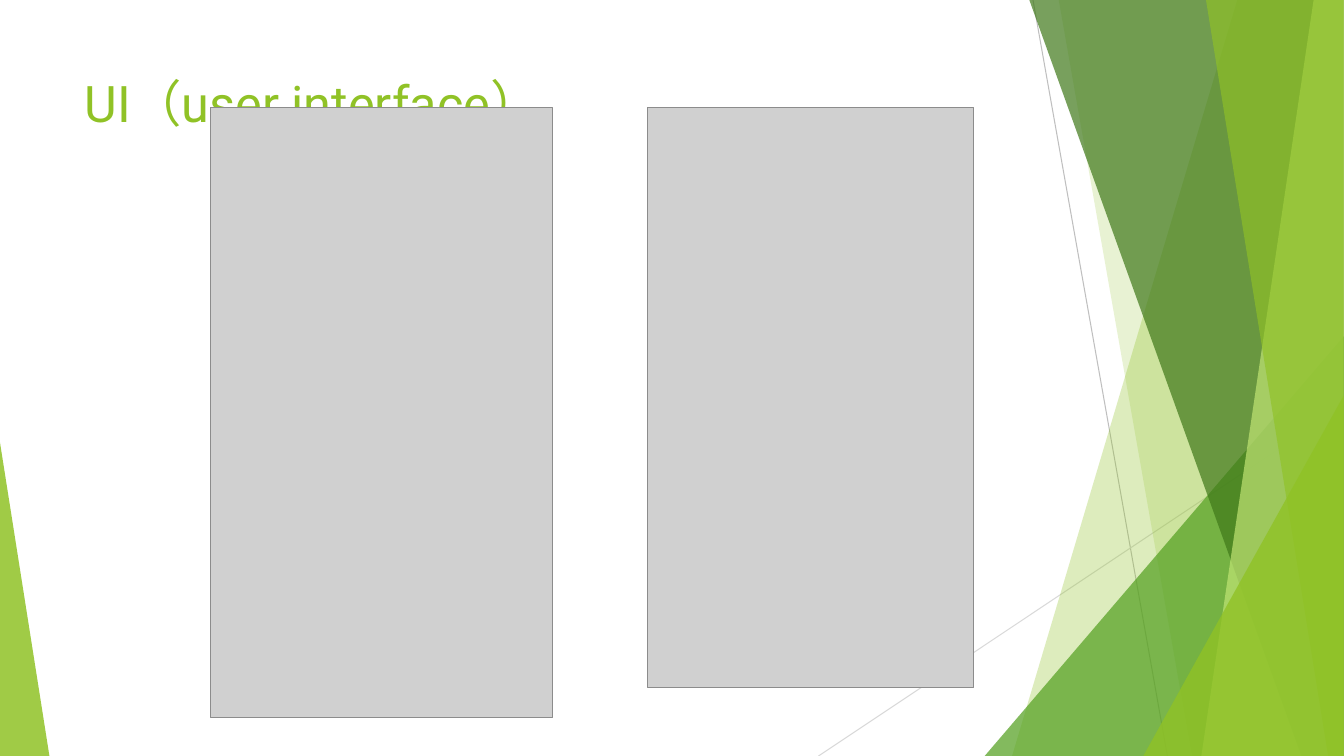
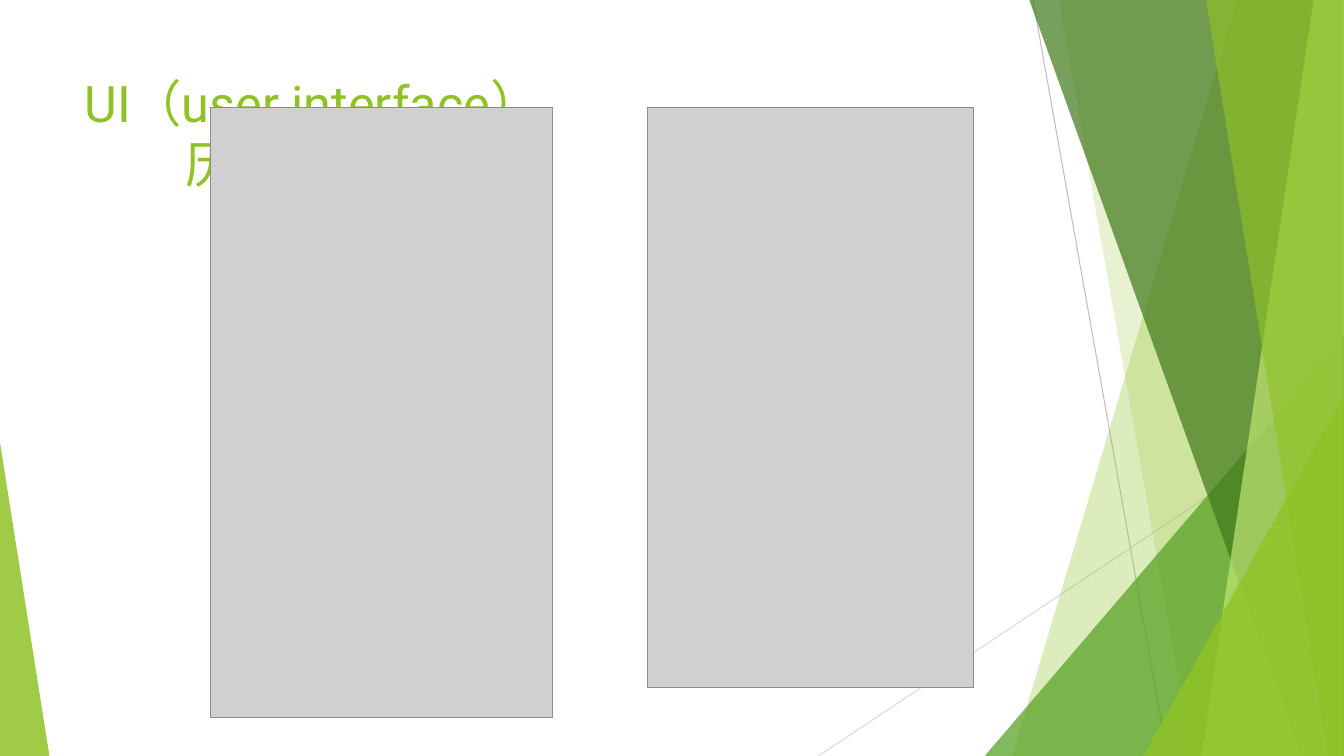
Before and after one commit to taozh1218/bishe, a slide deck: slide 9 of 毕设答辩.pptx (slide 5 before the commit). Drawn at 1344x756 pixels with LibreOffice and Linux fonts; fonts in the diff are those of the drawing; grey boxes stand for pictures. Boxes give left, top, right and bottom in pixels: in the first picture for what was removed or moved away, otherwise in the second. Text is boxed around its words. In the diff, an @@ line names an element or a change of style, - is before the commit and + after.

```diff
--- a/毕设答辩.pptx
+++ b/毕设答辩.pptx
@@ title at (x1=85, y1=76, x2=541, y2=196): text changed @@
-UI（user interface）
+UI（user interface）
+历史文件管理
```
Also in this commit, not shown: 3 other slides changed, 4 slides added, 38 other files.
